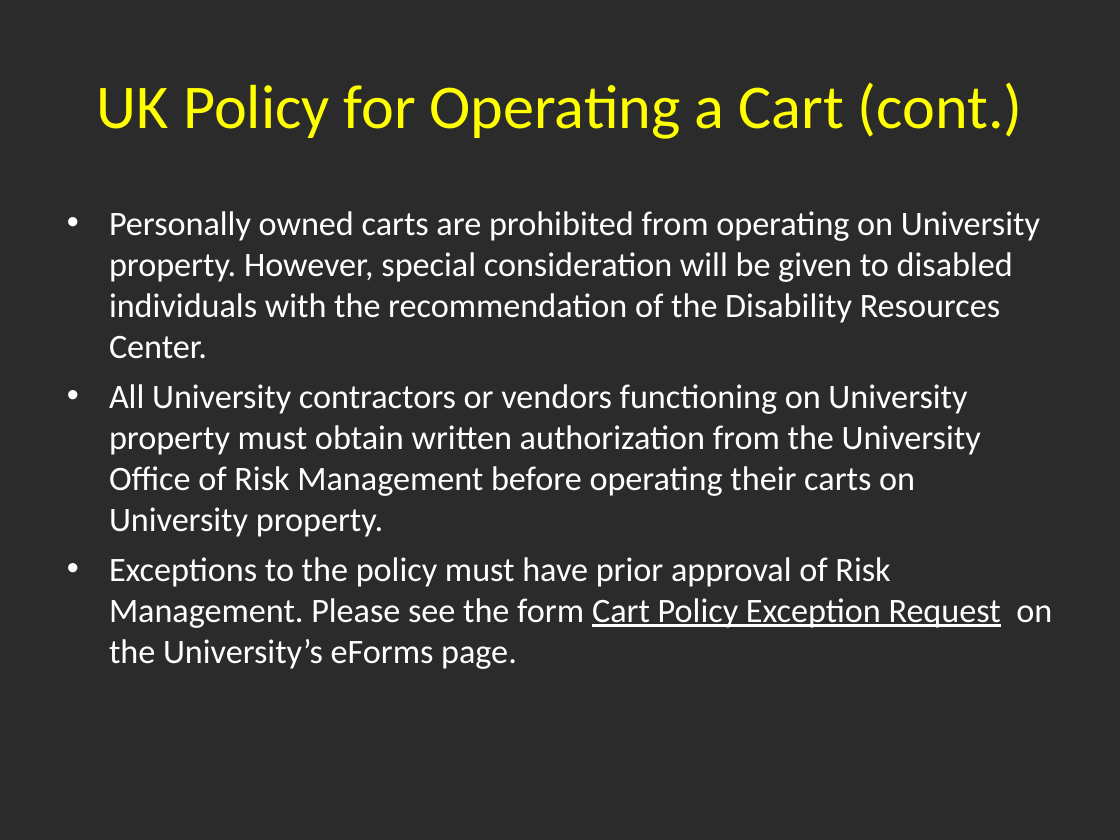
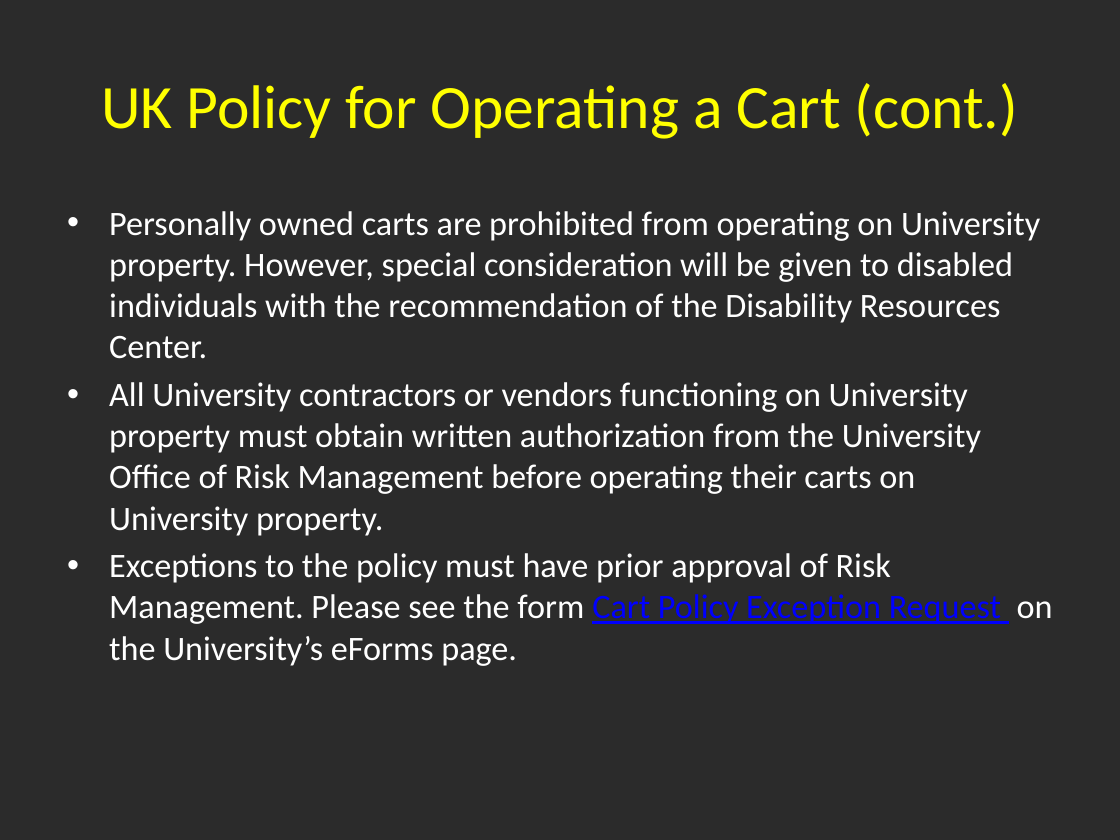
Before and after one commit to DCurrent/ehs-web, a slide deck: slide 7 of docs/ppt/train_utility_cart.pps. Drawn at 1120x840 pixels with LibreOffice and Linux fonts; fonts in the diff are those of the drawing; background and template pictures are left out; a plain dark background stands for a picture behind light text. Boxes give left, top, right and bottom in pixels: in the first picture for what was removed or moved away, otherwise in the second. Text is boxed around its words. In the diff, an @@ line names an element or a change of style, - is before the commit and + after.

Commit message:
Update utility cart material.

```diff
--- a/docs/ppt/train_utility_cart.pps
+++ b/docs/ppt/train_utility_cart.pps
@@ title "UK Policy for Operating a ..." at (x1=101, y1=83, x2=1018, y2=139): size 40 to 39.6 pt @@
@@ text "Personally owned carts are prohibited ..." at (x1=109, y1=211, x2=1053, y2=666): text colour #FFFFFF to #0000FF in "Cart Policy Exception Request"; less space between paragraphs @@
```
Also in this commit, not shown: 18 other slides changed.
